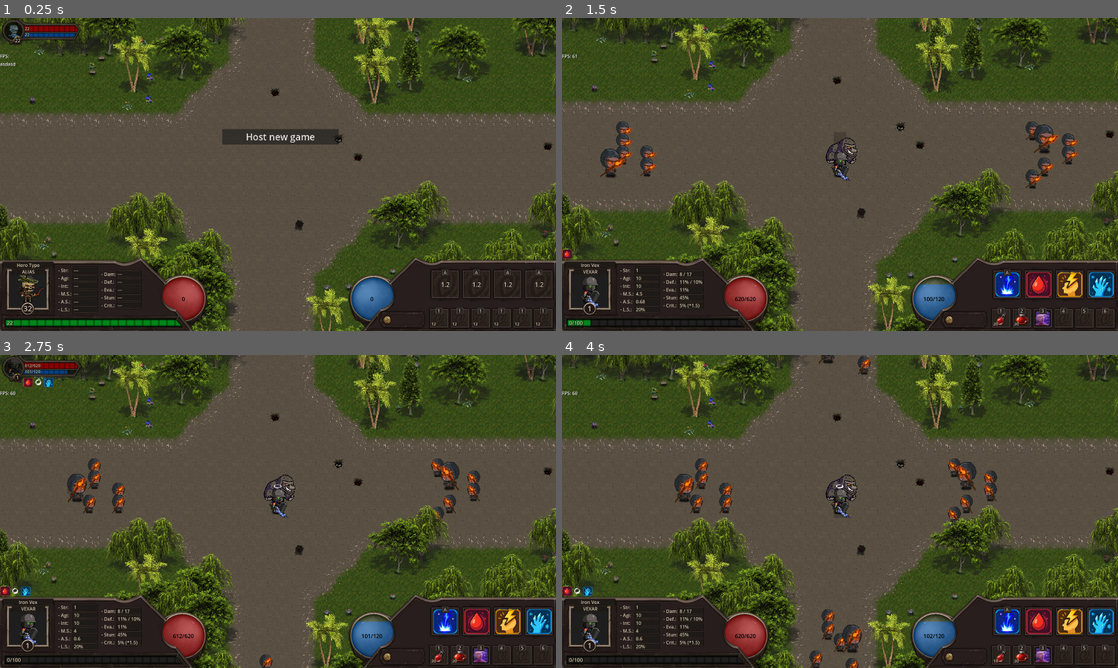
Above: before the commit, frames 1-4 (two rows, left to right).
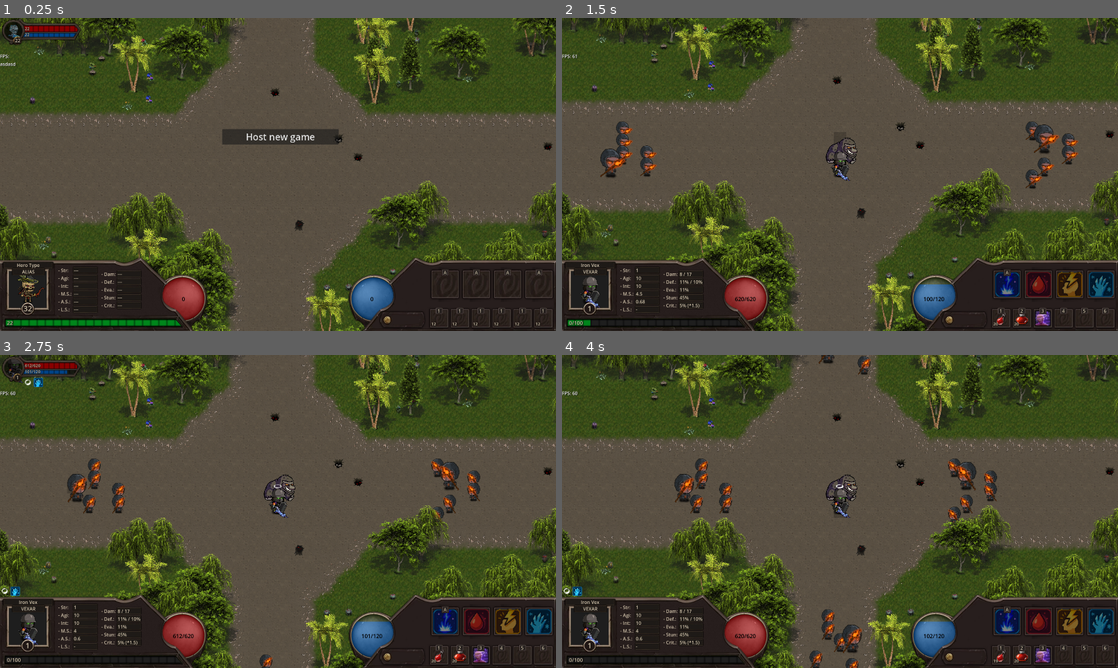
Above: after the commit, the same moments.

Repository: LucasJappert/moomoo-lan-party
Game: Godot game, scene res://scenes/my_main_scene.tscn
Two runs of this game, one before a commit and one after it. Both use one fixed random seed, a clock stepped at 60 frames per second and the inputs below.
Inputs (mouse positions are in pixels of both pictures, inside the frame that each line leads up to):
- Up to frame 1 (0.25 s): no input
- Up to frame 2 (1.5 s): tap Enter at 0.5 s; drag from (745, 299) to (934, 299) at 0.52 s; click "Host new game" at 1.25 s
- Up to frame 3 (2.75 s): drag from (278, 505) to (66, 486) at 2.02 s
- Up to frame 4 (4 s): move the mouse to (656, 480) at 2.77 s; hold D 2.78-3.5 s; tap 1 at 2.85 s; click (656, 480) at 2.92 s; drag from (678, 505) to (840, 511) at 3.52 s

The runs differ from the first frame. In frame 1, less than 0.1% of the frame differs, in the area x 79-98%, y 84-86%; in frame 2, 1.5%; in frame 3, 1.7%, in the area x 0-100%, y 7-94%; in frame 4, 1.6%.

Commit message:
slot skill improvement

Diff:
--- a/scenes/GUI/skill_slot.tscn
+++ b/scenes/GUI/skill_slot.tscn
@@ -41,7 +41,6 @@
 horizontal_alignment = 1
 
 [node name="LabelCoolDown" type="Label" parent="."]
-unique_name_in_owner = true
 layout_mode = 0
 offset_top = 28.0
 offset_right = 86.0
--- a/scripts/GUI/skill_slot.gd
+++ b/scripts/GUI/skill_slot.gd
@@ -4,12 +4,24 @@
 
 @onready var sprite = $Sprite
 @onready var hotkey = $Hotkey
+@onready var label_cool_down = $LabelCoolDown
 var skill: Skill
 var slot_number: int
+var current_color: Color = Color.WHITE
+const CAN_USE_COLOR = Color.WHITE
+const CANT_USE_COLOR = Color(0.5, 0.5, 0.5)
+
+func initialize(p_skill: Skill, _slot_number: int):
+	skill = p_skill
+	slot_number = _slot_number
+	hotkey.text = OS.get_keycode_string(KeyboardHelper.SKILL_HOTKEYS[slot_number - 1])
+	if skill.type == SkillType.PASSIVE: hotkey.visible = false
+	sprite.region_rect = skill.region_rect
 
 func _ready():
 	connect("mouse_entered", func(): _on_mouse_entered())
 	connect("mouse_exited", func(): _on_mouse_exited())
+	label_cool_down.visible = false
 
 func _on_mouse_entered():
 	if not skill: return
@@ -23,19 +35,20 @@
 	if event is InputEventMouseButton and event.button_index == MOUSE_BUTTON_LEFT and event.pressed:
 		KeyboardHelper.key_pressed(KeyboardHelper.SKILL_HOTKEYS[slot_number - 1], GameManager.MY_PLAYER)
 
-func initialize(p_skill: Skill, _slot_number: int):
-	skill = p_skill
-	slot_number = _slot_number
-	hotkey.text = OS.get_keycode_string(KeyboardHelper.SKILL_HOTKEYS[slot_number - 1])
-	if skill.type == SkillType.PASSIVE: hotkey.visible = false
-	sprite.region_rect = skill.region_rect
-
 func _process(_delta: float) -> void:
+	if not GameManager.MY_PLAYER: return
 	if not skill: return
 
+	if skill.can_use(GameManager.MY_PLAYER):
+		label_cool_down.visible = false
+		sprite.modulate = CAN_USE_COLOR
+		return
+
+	# Cant use
+	sprite.modulate = CANT_USE_COLOR
 	var remaining_cooldown := skill.get_remaining_cooldown()
 	if remaining_cooldown > 0:
-		%LabelCoolDown.visible = true
-		%LabelCoolDown.text = StringHelpers.format_float(remaining_cooldown, 1)
+		label_cool_down.visible = true
+		label_cool_down.text = StringHelpers.format_float(remaining_cooldown, 1)
 	else:
-		%LabelCoolDown.visible = false
+		label_cool_down.visible = false
--- a/scripts/entity/combat_data/combat_data.gd
+++ b/scripts/entity/combat_data/combat_data.gd
@@ -200,8 +200,8 @@
 	_target_entity = _target
 
 func charge_skill(index: int) -> void:
-	if _skills[index].is_learned == false: return
 	if _skills[index].type == SkillType.PASSIVE: return
+	if not _skills[index].can_use(my_owner()): return
 
 	print("Charging skill: ", _skills[index].skill_name)
 	charged_skill = _skills[index]
@@ -416,7 +416,7 @@
 	if not my_owner() is Player: return
 	for skill in _skills:
 		if skill.type != SkillType.PASSIVE: continue
-		if not skill.is_learned: continue
+		if not skill.learned_level: continue
 		if not skill.create_effect: continue
 		if not skill.stats.is_owner_friendly: continue
 		if get_effect(skill.skill_name): continue # Already has this effect
--- a/scripts/models/skill.gd
+++ b/scripts/models/skill.gd
@@ -46,13 +46,14 @@
 var cooldown: float = 0 # In seconds
 var mana_cost: int = 0
 var description: String = ""
-var is_learned: bool = true
 var apply_to_owner: bool = true
 var create_effect: bool = false
 var max_stacks: int = 1
 var stats: CombatStats = CombatStats.new()
 var damage_type: String = DamageType.PHYSICAL
 var max_targets: int = 1
+var available_levels: int = 3
+var learned_level: int = 0
 
 var region_rect: Rect2 = Rect2()
 var _last_used_time: float = - INF
@@ -147,13 +148,13 @@
 	aux_skill_name = Names.STORM_STRIKE
 	_SKILLS[aux_skill_name] = Skill.new(aux_skill_name, SkillType.ACTIVE)
 	_skill = _SKILLS[aux_skill_name]
+	_skill.region_rect = Rect2(_ATLAS_START_POS.x + frame_size * 0, _ATLAS_START_POS.y + frame_size * 1, frame_size, frame_size)
+	_skill.apply_to_owner = false
+	_skill.damage_type = DamageType.MAGIC
 	_skill.mana_cost = 20
 	_skill.cooldown = 2
-	_skill.region_rect = Rect2(_ATLAS_START_POS.x + frame_size * 0, _ATLAS_START_POS.y + frame_size * 1, frame_size, frame_size)
-	_skill.apply_to_owner = false
 	_skill.stats.custom_damage_heal.base_damage_heal = 30
 	_skill.stats.custom_damage_heal.extra_value_by_intelligence = 0.2
-	_skill.damage_type = DamageType.MAGIC
 	_skill.max_targets = 5
 	aux_text = StringHelpers.format_float(_skill.stats.custom_damage_heal.base_damage_heal)
 	aux_text1 = StringHelpers.format_percent(_skill.stats.custom_damage_heal.extra_value_by_intelligence)
@@ -195,11 +196,10 @@
 	return result
 
 func can_use(my_owner: Entity) -> bool:
-	if not is_learned: return false
-	if my_owner.combat_data.current_mana < mana_cost: return false
-
-	var now := Time.get_ticks_msec() / 1000.0
-	return (now - _last_used_time) >= cooldown
+	if not learned_level: return false
+	if mana_cost > 0 and my_owner.combat_data.current_mana < mana_cost: return false
+
+	return get_remaining_cooldown() == 0
 
 func get_remaining_cooldown() -> float:
 	var now := Time.get_ticks_msec() / 1000.0
--- a/scripts/types/hero_types.gd
+++ b/scripts/types/hero_types.gd
@@ -102,6 +102,7 @@
 			Skill.get_skill(Skill.Names.STUNNING_STRIKE),
 			Skill.get_skill(Skill.Names.FROZEN_TOUCH)
 		]
+		# player.combat_data._skills[0].learned_level = 1
 
 	if player.hero_type == LIORA_SUNVEIL:
 		player.combat_data._skills = [
Not shown, changed: TODO.md
